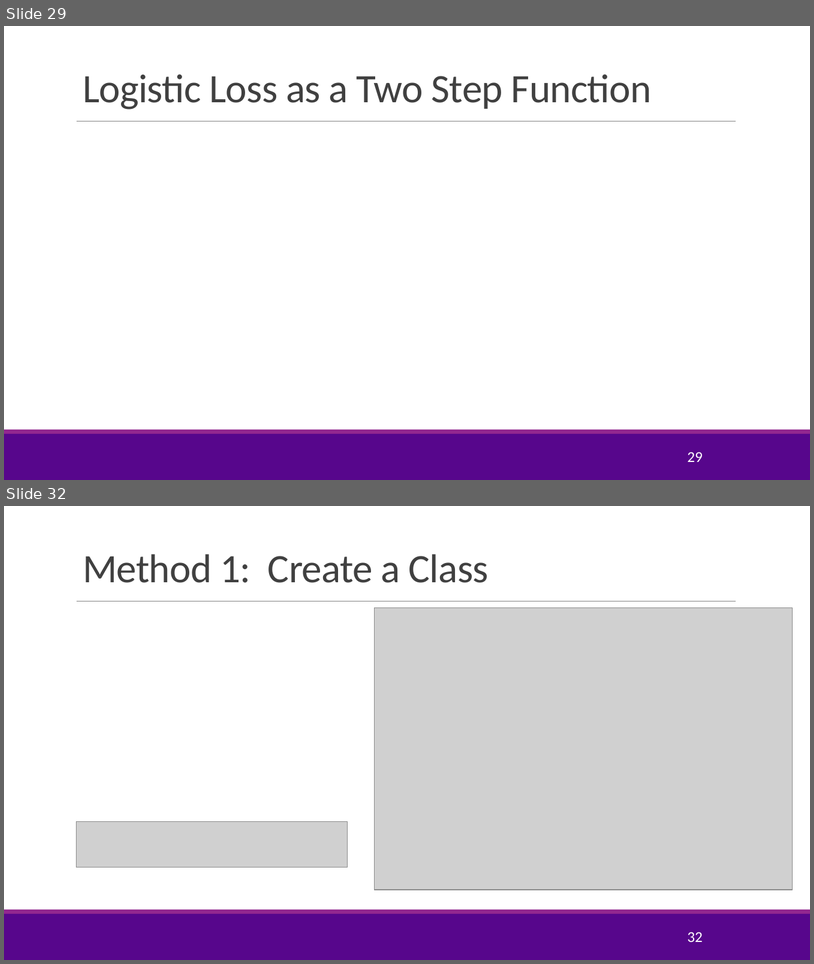
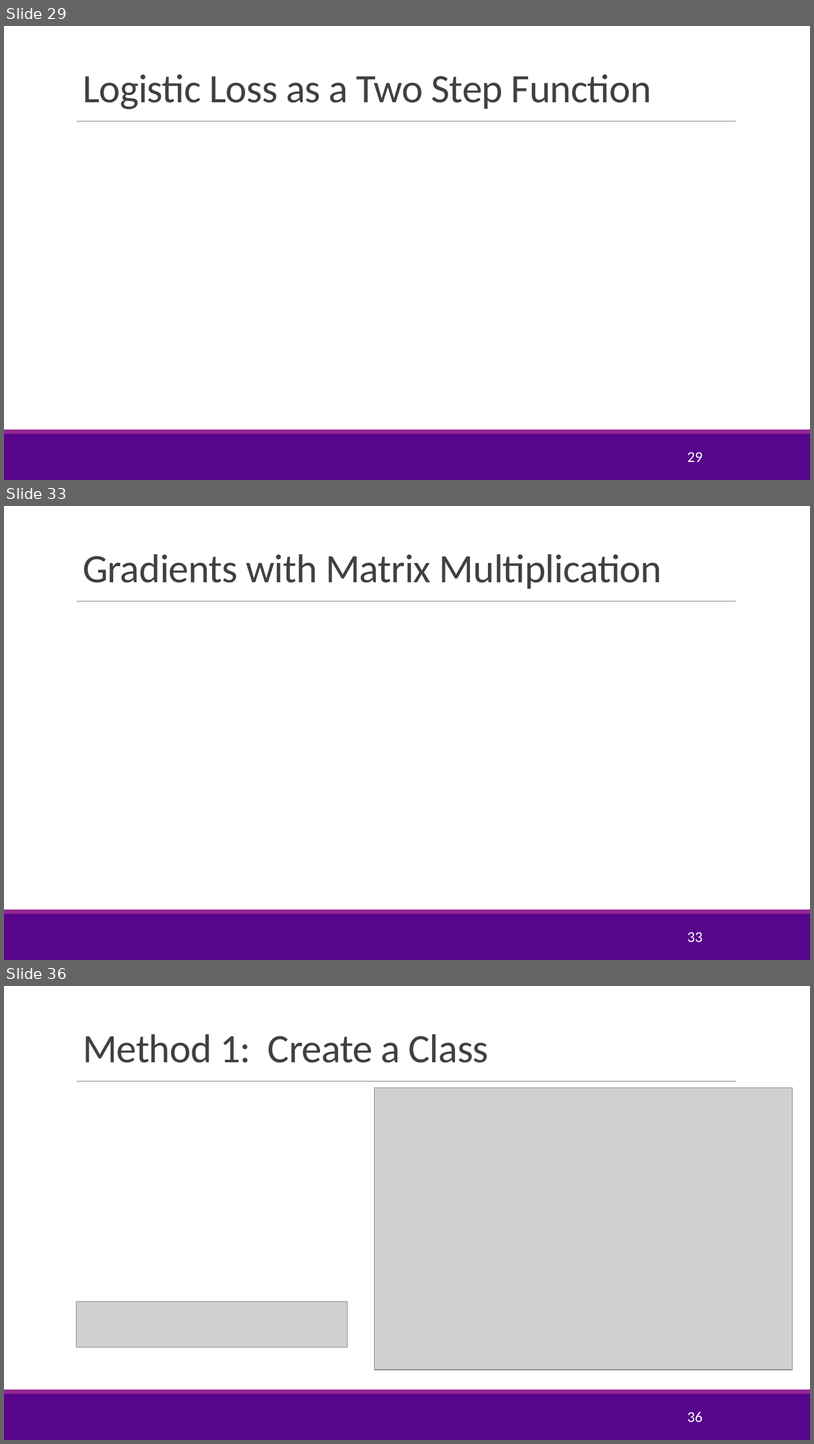
Before and after one commit to joshzzl/introml, a slide deck: lectures/Lect07_Optim.pptx. Shown one above the other, each under a label of ours: slides 29 and 32 before the commit, slides 29, 33 and 36 after it; the slides between them are not shown. The pictures are 814x964 and 814x1444 pixels, drawn with LibreOffice and Linux fonts; fonts in the diff are those of the drawing; grey boxes stand for pictures; background and template pictures are left out. Boxes give left, top, right and bottom in pixels: in the first picture for what was removed or moved away, otherwise in the second. Text is boxed around its words. In the diff, an @@ line names an element or a change of style, - is before the commit and + after.

```diff
--- a/lectures/Lect07_Optim.pptx
+++ b/lectures/Lect07_Optim.pptx
@@ slide 33 added at [4, 506, 810, 960], background #FFFFFF; not listed: 3 template elements that a slide beside it also shows @@
@@ title added at [83, 554, 662, 589], 48 pt, text #404040 @@
+Gradients with Matrix Multiplication
@@ page number added at [687, 931, 703, 942], 18 pt, text #FFFFFF @@
+33
@@ what was slide 32 is now slide 36 @@
@@ page number at [687, 1411, 703, 1422]: text changed @@
-32
+36
```
Also in this commit, not shown: 6 slides changed, 4 other slides added, 1 slide removed, 8 other files.
